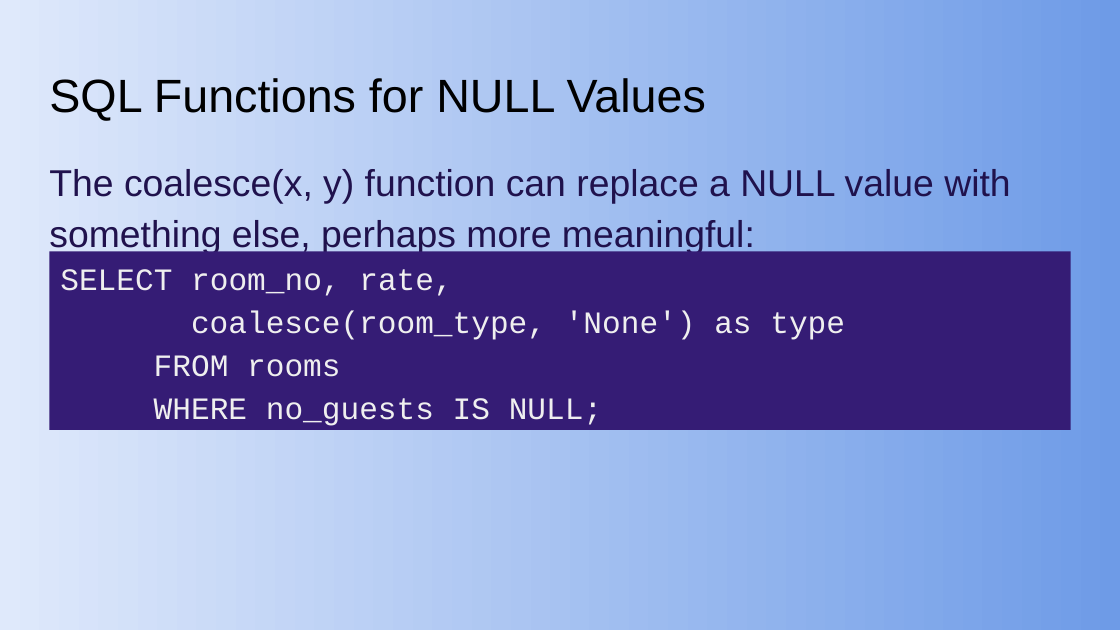
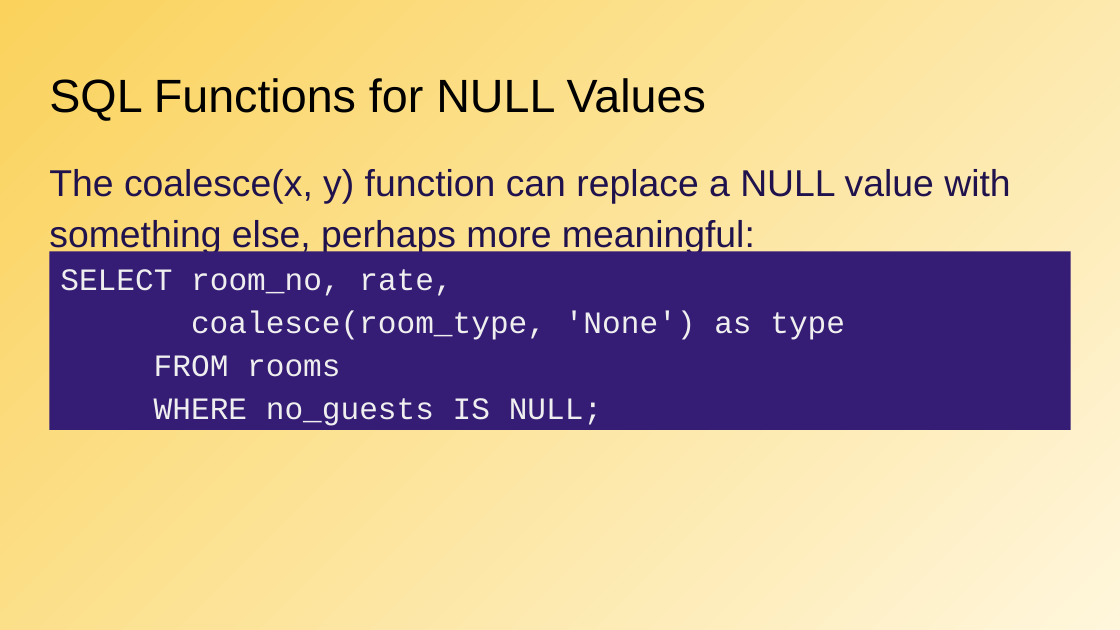
Before and after one commit to CodeYourFuture/syllabus, a slide deck: slide 33 of docs/db/db_b/week-2/CYF_DB_2.odp (slide 29 before the commit). Drawn at 1120x630 pixels with LibreOffice and Linux fonts; fonts in the diff are those of the drawing. Boxes give left, top, right and bottom in pixels: in the first picture for what was removed or moved away, otherwise in the second. Text is boxed around its words. In the diff, an @@ line names an element or a change of style, - is before the commit and + after.

```diff
--- a/docs/db/db_b/week-2/CYF_DB_2.odp
+++ b/docs/db/db_b/week-2/CYF_DB_2.odp
@@ background gradient #DFE9FB to #6E9BE7 to gradient #FFF6DB to #FAD25C @@
```
Also in this commit, not shown: 10 other slides changed, 4 slides added, 1 other file.
